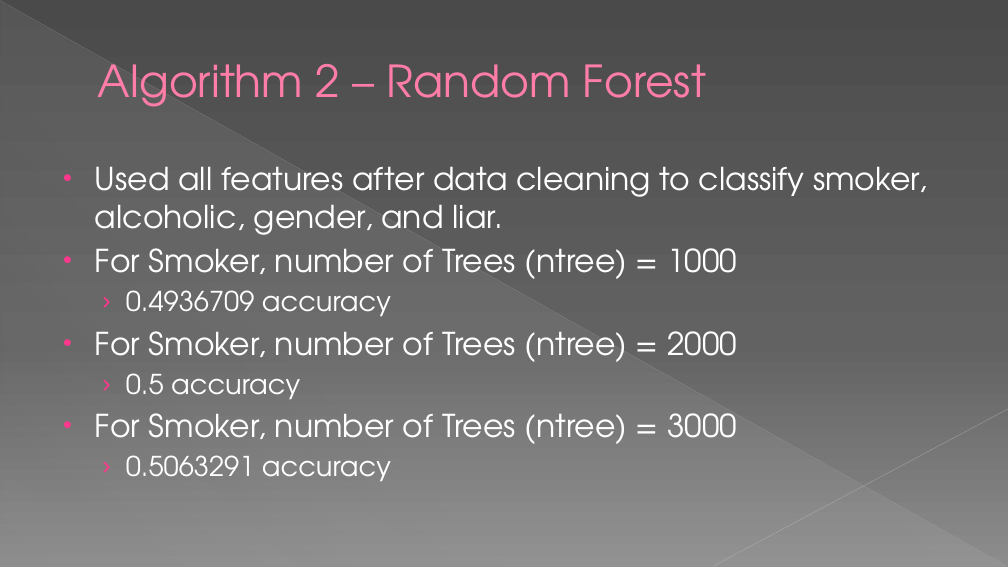
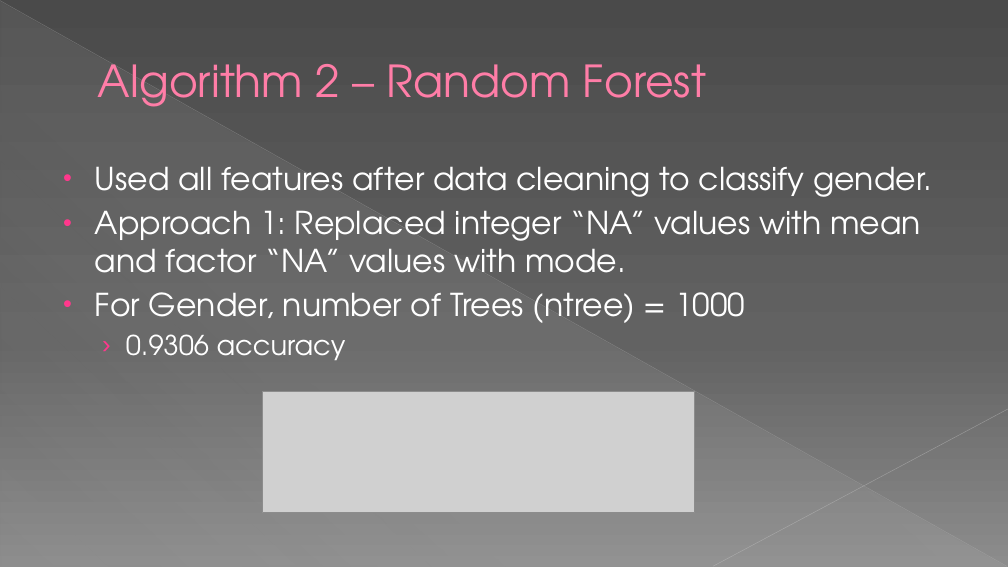
Before and after one commit to dhavalaM/CS513-Project, a slide deck: slide 9 of Presentation_YPS.pptx. Drawn at 1008x567 pixels with LibreOffice and Linux fonts; fonts in the diff are those of the drawing; grey boxes stand for pictures. Boxes give left, top, right and bottom in pixels: in the first picture for what was removed or moved away, otherwise in the second. Text is boxed around its words. In the diff, an @@ line names an element or a change of style, - is before the commit and + after.

```diff
--- a/Presentation_YPS.pptx
+++ b/Presentation_YPS.pptx
@@ text at box(95, 166, 932, 360): text changed @@
-• Used all features after data cleaning to classify smoker, alcoholic, gender, and liar.
-• For Smoker, number of Trees (ntree) = 1000
-  › 0.4936709 accuracy
-• For Smoker, number of Trees (ntree) = 2000
-  › 0.5 accuracy
-• For Smoker, number of Trees (ntree) = 3000
-  › 0.5063291 accuracy
+• Used all features after data cleaning to classify gender.
+• Approach 1: Replaced integer “NA” values with mean and factor “NA” values with mode.
+• For Gender, number of Trees (ntree) = 1000
+  › 0.9306 accuracy
@@ picture added at box(262, 392, 695, 513) @@
```
Also in this commit, not shown: 4 other slides changed, 11 slides added.
